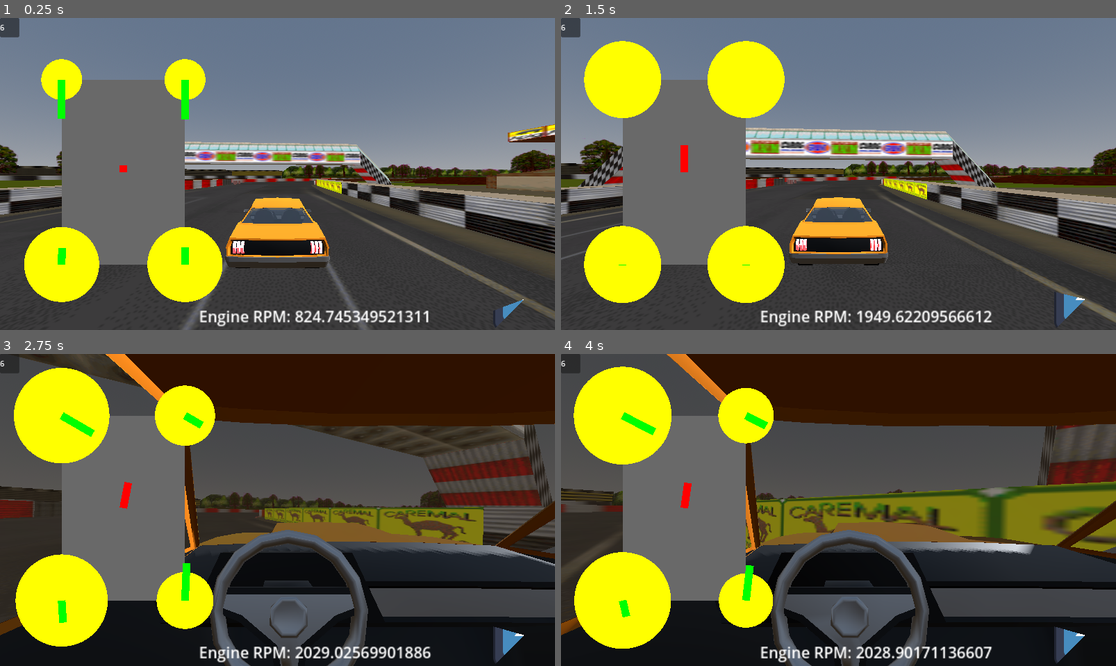
Above: before the commit, frames 1-4 (two rows, left to right).
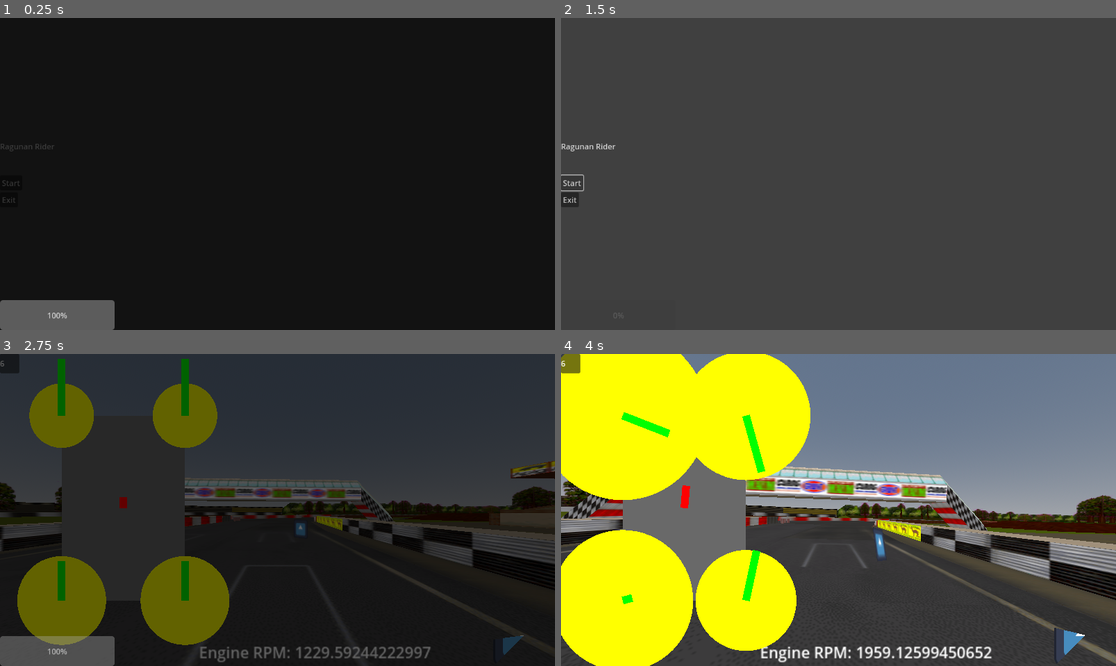
Above: after the commit, the same moments.

Repository: rayhan-nurdjaman/openwheel
Game: Godot game, scene res://main.tscn
Same seed, same stepped clock (60 frames per second), same inputs: the game is played once before the commit and once after it. Before the commit the project starts from res://test.tscn. The engine's default icon, where the game draws it, is replaced by a stand-in: a white triangle on a blue panel in a dark square.
Inputs (mouse positions are in pixels of both pictures, inside the frame that each line leads up to):
- Up to frame 1 (0.25 s): no input
- Up to frame 2 (1.5 s): click (572, 183) at 0.5 s, where only the run after the commit has a clickable "Start"; click (572, 183) at 1.25 s, where only the run after the commit has a clickable "Start"
- Up to frame 3 (2.75 s): move the mouse to (399, 494) at 2.02 s; hold D (steer_right) from 2.03 s (still down); tap C (camera) at 2.1 s
- Up to frame 4 (4 s): move the mouse to (727, 525) at 2.77 s; release D (steer_right) at 2.78 s; hold S (brake) 2.78-3.53 s; tap C (camera) at 2.85, 3.8 s; move the mouse to (894, 441) at 3.52 s; hold D (steer_right) from 3.53 s (still down); tap Shift (clutch) at 3.6 s

The runs differ from the first frame. In frame 1, 96% of the frame differs, in the area x 0-100%, y 0-100%; in frame 2, 71%; in frame 3, 79%; in frame 4, 77%.

Commit message:
reorganized things

Diff:
--- a/control.gd
+++ /dev/null
@@ -1 +0,0 @@
-extends Control
--- /dev/null
+++ b/main.gd
@@ -0,0 +1,28 @@
+extends Node
+
+
+func _ready() -> void:
+	SceneLoader.main_node = self
+
+	SceneLoader.request_transition.connect(_on_request_transition)
+	SceneLoader.level_loaded.connect(_on_level_loaded)
+
+	$LoadingScreen.finished_fade_in.connect(SceneLoader._on_finished_fade_in)
+	#$LoadingScreen.finished_fade_out.connect(_on_loading_screen_finished_fade_out)
+
+	SceneLoader.load_scene("main_menu", true)
+
+
+func _on_request_transition(no_fade_in):
+	if no_fade_in:
+		$LoadingScreen.reset()
+	else:
+		$LoadingScreen.fade_in()
+
+
+func _on_level_loaded(_level_name: String):
+	$LoadingScreen.fade_out()
+
+
+#func _on_loading_screen_finished_fade_out():
+	#$LoadingScreen.hide()
--- /dev/null
+++ b/main.tscn
@@ -0,0 +1,9 @@
+[gd_scene load_steps=3 format=3 uid="uid://b2acnjux032a0"]
+
+[ext_resource type="Script" uid="uid://btd6u44k40q4u" path="res://main.gd" id="1_ig7tw"]
+[ext_resource type="PackedScene" uid="uid://37rlqmnr4uqf" path="res://src/ui/loading_screen/loading_screen.tscn" id="2_0xm2m"]
+
+[node name="Main" type="Node"]
+script = ExtResource("1_ig7tw")
+
+[node name="LoadingScreen" parent="." instance=ExtResource("2_0xm2m")]
--- a/project.godot
+++ b/project.godot
@@ -11,13 +11,15 @@
 [application]
 
 config/name="Open Wheel"
-run/main_scene="res://test.tscn"
-config/features=PackedStringArray("4.3", "Forward Plus")
+run/main_scene="uid://b2acnjux032a0"
+config/features=PackedStringArray("4.5", "Forward Plus")
 config/icon="res://icon.svg"
 
 [autoload]
 
-Debug="*res://debug.gd"
+Debug="*res://src/autoloads/debug.gd"
+SceneLoader="*res://src/autoloads/scene_loader.gd"
+GameState="*res://src/autoloads/game_state.gd"
 
 [input]
 
@@ -75,7 +77,8 @@
 [layer_names]
 
 3d_physics/layer_1="world"
-3d_physics/layer_2="cars"
+3d_physics/layer_2="vehicles"
+3d_physics/layer_3="objects"
 
 [physics]
 
--- /dev/null
+++ b/src/autoloads/game_state.gd
@@ -0,0 +1,53 @@
+extends Node
+
+signal state_changed(old_state, new_state)
+
+enum State {MAIN_MENU, LOADING, IN_GAME, PAUSED }
+
+var state: State = State.LOADING
+
+var gui: Node = null
+var player: Node = null:
+	set(value):
+		player = value
+		gui.player = player
+
+func _ready() -> void:
+	process_mode = Node.PROCESS_MODE_ALWAYS
+
+
+func change_state_to(new_state: State):
+	var old_state: State = state
+	_on_state_exit(state)
+	state = new_state
+	_on_state_enter(state)
+	state_changed.emit(old_state, new_state)
+	print_debug(State.keys()[state])
+
+
+# TODO: This is a bit redundant with GUI.gd
+func _on_state_exit(_state: State):
+	match _state:
+		State.MAIN_MENU:
+			pass
+		State.LOADING:
+			pass
+		State.IN_GAME:
+			pass
+		State.PAUSED:
+			get_tree().paused = false
+			Engine.time_scale = 1.0
+
+
+func _on_state_enter(_state: State):
+	match _state:
+		State.MAIN_MENU:
+			Input.mouse_mode = Input.MOUSE_MODE_VISIBLE
+		State.LOADING:
+			pass
+		State.IN_GAME:
+			Input.mouse_mode = Input.MOUSE_MODE_CAPTURED
+		State.PAUSED:
+			Input.mouse_mode = Input.MOUSE_MODE_VISIBLE
+			Engine.time_scale = 0.0
+			get_tree().paused = true
--- /dev/null
+++ b/src/autoloads/scene_loader.gd
@@ -0,0 +1,125 @@
+extends Node
+
+signal request_transition(no_fade_in)
+signal level_loaded(level_name)
+signal level_unloaded(level_name)
+
+#const PLAYER_PACKED_SCENE: PackedScene = preload("res://src/player/player.tscn")
+const MAIN_MENU_ID = "main_menu"
+const LEVEL_PATHS: Dictionary = {
+	"test": "res://src/levels/test.tscn",
+	MAIN_MENU_ID: "res://src/ui/main_menu/main_menu.tscn",
+}
+
+# For later to show intro like CS2
+var is_first_main_menu_load: bool = true
+
+# Set by Game (root node)
+var main_node: Node = null
+
+var current_scene: Node = null
+var progress: Array = [0.0]
+var loading_scene_id: String = ""
+
+
+func _ready() -> void:
+	process_mode = Node.PROCESS_MODE_ALWAYS
+	set_process(false)
+
+
+func load_scene(level_name: String, no_fade_in: bool = false) -> void:
+	# Load and setup new level
+	if not loading_scene_id.is_empty():  # LevelManager currently loading level
+		return
+	if not LEVEL_PATHS.has(level_name):  # ID not found
+		push_error("LevelManager: Invalid level name: " + level_name)
+		return
+
+	loading_scene_id = level_name
+
+	progress = [0.0]
+	# Hey, I need to load the level, set the state to loading
+	#GameState.change_state_to(GameState.State.LOADING)
+	# If it's the first time I'm loading main menu though, set it to intro
+	# And don't let anything happen
+	# I'll wait for the screen to fade first before loading
+	request_transition.emit(no_fade_in)
+	if no_fade_in:
+		_on_finished_fade_in()
+
+
+func _on_finished_fade_in() -> void:
+	print("Finished fade in")
+	# OK, I'm now allowed to start loading resources
+	# Unload current level if it exists
+	if current_scene:
+		#GameState.player = null
+		current_scene.queue_free()
+		emit_signal("level_unloaded", current_scene.name)
+
+	# Make loading thread
+	var err = ResourceLoader.load_threaded_request(LEVEL_PATHS[loading_scene_id])
+
+	if err != OK:
+		push_error("Threaded loading failed with error: " + str(err))
+		return
+
+	# Start checking continuously
+	set_process(true)
+
+
+func _process(_delta: float) -> void:
+	var status = ResourceLoader.load_threaded_get_status(LEVEL_PATHS[loading_scene_id], progress)
+	if status == ResourceLoader.THREAD_LOAD_LOADED:
+		_setup_scene()
+		set_process(false)
+	elif status == ResourceLoader.THREAD_LOAD_FAILED:
+		push_error("Threaded loading FAILED.")
+		set_process(false)
+
+
+func _setup_scene() -> void:
+	var level_scene = ResourceLoader.load_threaded_get(LEVEL_PATHS[loading_scene_id])
+	current_scene = level_scene.instantiate()
+	main_node.add_child(current_scene)
+
+	# Can accomodate gamemodes for future projects
+	if loading_scene_id == MAIN_MENU_ID:
+		_setup_main_menu()
+	else:
+		_setup_level()
+	loading_scene_id = ""
+
+	emit_signal("level_loaded", current_scene.name)
+
+
+func _setup_level():
+	pass
+	# Spawn player at designated spawn point
+	#var spawn_point = current_scene.get_node_or_null("SpawnPoint")
+	#if not spawn_point:
+		#push_error('No "SpawnPoint" marker node found in level.')
+		#return
+
+	#var player_node = PLAYER_PACKED_SCENE.instantiate()
+	#GameState.player = player_node
+
+	#player_node.transform = spawn_point.transform
+	#current_scene.add_child(player_node)
+	# Hey GameState, I finished loading, please start transition to IN_GAME
+	#GameState.change_state_to(GameState.State.IN_GAME)
+
+
+func _setup_main_menu():
+	var camera_marker: Marker3D = current_scene.get_node_or_null("CameraMarker")
+	if not camera_marker:
+		push_error('No "CameraMarker" marker node found in level.')
+		return
+
+	var camera = Camera3D.new()
+	camera.fov = 90.0
+
+	camera.transform = camera_marker.transform
+	current_scene.add_child(camera)
+	# Hey GameState, I finished loading, please start transition to MAIN_MENU
+	#GameState.change_state_to(GameState.State.MAIN_MENU)
--- a/car/car.gd
+++ b/src/car/car.gd
@@ -5,8 +5,6 @@
 @export var controller: Controller
 @export var running_gear: RunningGear
 @export var engine: CarEngine
-@export var transmission: Transmission
-@export var differential: Differential
 
 @export var gear_ratios: Array[float] = [
 	-2.00,  # Reverse gear
--- a/car/car.tscn
+++ b/src/car/car.tscn
@@ -1,12 +1,10 @@
-[gd_scene load_steps=12 format=3 uid="uid://dvqu81j65chtr"]
+[gd_scene load_steps=10 format=3 uid="uid://dvqu81j65chtr"]
 
-[ext_resource type="Script" path="res://car/car.gd" id="1_caus5"]
+[ext_resource type="Script" uid="uid://bbqam5tp6wery" path="res://src/car/car.gd" id="1_caus5"]
 [ext_resource type="PackedScene" uid="uid://plqi77fulwic" path="res://classic_muscle_car/scene.gltf" id="2_4ci7e"]
-[ext_resource type="Script" path="res://engine_sound.gd" id="2_460mh"]
-[ext_resource type="PackedScene" uid="uid://4arryn46ujiy" path="res://car/components/engine.tscn" id="2_y3xmu"]
-[ext_resource type="PackedScene" uid="uid://dk16tskqr0vgm" path="res://car/components/differential.tscn" id="3_nloo5"]
-[ext_resource type="PackedScene" uid="uid://dc2gw6s50pxur" path="res://car/components/transmission.tscn" id="3_rkp0x"]
-[ext_resource type="PackedScene" uid="uid://c5pjveyc6065i" path="res://car/components/running_gear.tscn" id="4_6b27f"]
+[ext_resource type="Script" uid="uid://cq1fv7irf222e" path="res://engine_sound.gd" id="2_460mh"]
+[ext_resource type="PackedScene" uid="uid://4arryn46ujiy" path="res://src/car/components/engine.tscn" id="2_y3xmu"]
+[ext_resource type="PackedScene" uid="uid://c5pjveyc6065i" path="res://src/car/components/running_gear.tscn" id="4_6b27f"]
 
 [sub_resource type="PhysicsMaterial" id="PhysicsMaterial_6kj2t"]
 bounce = 0.5
@@ -23,9 +21,9 @@
 point_count = 4
 metadata/_snap_enabled = true
 
-[node name="Car" type="RigidBody3D" node_paths=PackedStringArray("running_gear", "engine", "transmission", "differential")]
+[node name="Car" type="RigidBody3D" node_paths=PackedStringArray("running_gear", "engine")]
 collision_layer = 2
-collision_mask = 3
+collision_mask = 7
 mass = 800.0
 physics_material_override = SubResource("PhysicsMaterial_6kj2t")
 center_of_mass_mode = 1
@@ -38,19 +36,14 @@
 script = ExtResource("1_caus5")
 running_gear = NodePath("RunningGear")
 engine = NodePath("Engine")
-transmission = NodePath("Transmission")
-differential = NodePath("Differential")
 
-[node name="Sketchfab_Scene" parent="." instance=ExtResource("2_4ci7e")]
+[node name="Model" parent="." instance=ExtResource("2_4ci7e")]
 transform = Transform3D(-0.4, 0, 6.03983e-08, 0, 0.4, 0, -6.03983e-08, 0, -0.4, 0, 0.383137, 0.129483)
+visible = false
 
 [node name="Engine" parent="." instance=ExtResource("2_y3xmu")]
 torque_curve = SubResource("Curve_gkkdu")
 peak_torque = 500.0
-
-[node name="Transmission" parent="." instance=ExtResource("3_rkp0x")]
-
-[node name="Differential" parent="." instance=ExtResource("3_nloo5")]
 
 [node name="RunningGear" parent="." instance=ExtResource("4_6b27f")]
 longitudinal_friction_coefficient = 2.0
@@ -61,6 +54,12 @@
 rear_shock_damping = 4000.0
 front_ride_height = 0.3
 rear_ride_height = 0.3
+
+[node name="WheelFront" type="Marker3D" parent="."]
+transform = Transform3D(1, 0, 0, 0, 1, 0, 0, 0, 1, 0, 0, -1)
+
+[node name="WheelBack" type="Marker3D" parent="."]
+transform = Transform3D(1, 0, 0, 0, 1, 0, 0, 0, 1, 0, 0, 1)
 
 [node name="BodyCollision" type="CollisionPolygon3D" parent="."]
 transform = Transform3D(-4.37114e-08, 0, -1, 0, 1, 0, 1, 0, -4.37114e-08, 0, 0, 0)
--- a/car/components/differential.tscn
+++ b/src/car/components/differential.tscn
@@ -1,6 +1,6 @@
 [gd_scene load_steps=2 format=3 uid="uid://dk16tskqr0vgm"]
 
-[ext_resource type="Script" path="res://car/components/differential.gd" id="1_hav7b"]
+[ext_resource type="Script" uid="uid://ccbxepma7mgk7" path="res://src/car/components/differential.gd" id="1_hav7b"]
 
 [node name="Differential" type="Node"]
 script = ExtResource("1_hav7b")
--- a/car/components/engine.tscn
+++ b/src/car/components/engine.tscn
@@ -1,6 +1,6 @@
 [gd_scene load_steps=2 format=3 uid="uid://4arryn46ujiy"]
 
-[ext_resource type="Script" path="res://car/components/engine.gd" id="1_nxgb3"]
+[ext_resource type="Script" uid="uid://co8ay0wgidec7" path="res://src/car/components/engine.gd" id="1_nxgb3"]
 
 [node name="Engine" type="Node"]
 script = ExtResource("1_nxgb3")
--- a/car/components/running_gear.tscn
+++ b/src/car/components/running_gear.tscn
@@ -1,6 +1,6 @@
 [gd_scene load_steps=2 format=3 uid="uid://c5pjveyc6065i"]
 
-[ext_resource type="Script" path="res://car/components/running_gear.gd" id="1_7re8h"]
+[ext_resource type="Script" uid="uid://bdyicesvw6a5j" path="res://src/car/components/running_gear.gd" id="1_7re8h"]
 
 [node name="RunningGear" type="Node"]
 script = ExtResource("1_7re8h")
--- a/car/components/transmission.tscn
+++ b/src/car/components/transmission.tscn
@@ -1,6 +1,6 @@
 [gd_scene load_steps=2 format=3 uid="uid://dc2gw6s50pxur"]
 
-[ext_resource type="Script" path="res://car/components/transmission.gd" id="1_2k1fd"]
+[ext_resource type="Script" uid="uid://bdvtmx8d80r2t" path="res://src/car/components/transmission.gd" id="1_2k1fd"]
 
 [node name="Transmission" type="Node"]
 script = ExtResource("1_2k1fd")
--- /dev/null
+++ b/src/crowd/crowd.tscn
@@ -0,0 +1,18 @@
+[gd_scene load_steps=3 format=3 uid="uid://bwtbe48hnv23g"]
+
+[ext_resource type="Texture2D" uid="uid://ban1y7imx5e3t" path="res://icon.svg" id="1_fownh"]
+
+[sub_resource type="CapsuleShape3D" id="CapsuleShape3D_n4xrr"]
+
+[node name="Crowd" type="RigidBody3D"]
+collision_layer = 4
+collision_mask = 3
+mass = 500.0
+
+[node name="CollisionShape3D" type="CollisionShape3D" parent="."]
+transform = Transform3D(1, 0, 0, 0, 1, 0, 0, 0, 1, 0, 1, 0)
+shape = SubResource("CapsuleShape3D_n4xrr")
+
+[node name="Sprite3D" type="Sprite3D" parent="."]
+transform = Transform3D(1, 0, 0, 0, 1, 0, 0, 0, 1, 0, 1, 0)
+texture = ExtResource("1_fownh")
--- /dev/null
+++ b/src/levels/test.tscn
@@ -0,0 +1,52 @@
+[gd_scene load_steps=11 format=3 uid="uid://d27oib3qpb8bk"]
+
+[ext_resource type="Script" uid="uid://b11sr77w8dno5" path="res://src/levels/test.gd" id="1_2bh5b"]
+[ext_resource type="PackedScene" uid="uid://dhqyoeojs2xo3" path="res://hud.tscn" id="1_g4y4s"]
+[ext_resource type="PackedScene" uid="uid://3f72m5r7loan" path="res://splat_track/scene.gltf" id="2_5sma0"]
+[ext_resource type="PackedScene" uid="uid://begfktaemvers" path="res://src/player/player.tscn" id="2_s6dhd"]
+[ext_resource type="PackedScene" uid="uid://dvqu81j65chtr" path="res://src/car/car.tscn" id="2_wn2xk"]
+[ext_resource type="PackedScene" uid="uid://bwtbe48hnv23g" path="res://src/crowd/crowd.tscn" id="6_o41fx"]
+
+[sub_resource type="BoxShape3D" id="BoxShape3D_y1rth"]
+size = Vector3(1000, 2, 1000)
+
+[sub_resource type="ProceduralSkyMaterial" id="ProceduralSkyMaterial_puwgk"]
+
+[sub_resource type="Sky" id="Sky_vnaok"]
+sky_material = SubResource("ProceduralSkyMaterial_puwgk")
+
+[sub_resource type="Environment" id="Environment_1e0dm"]
+background_mode = 2
+sky = SubResource("Sky_vnaok")
+
+[node name="Test" type="Node3D"]
+script = ExtResource("1_2bh5b")
+
+[node name="Player" parent="." instance=ExtResource("2_s6dhd")]
+
+[node name="HUD" parent="." node_paths=PackedStringArray("car") instance=ExtResource("1_g4y4s")]
+car = NodePath("../Car")
+
+[node name="Car" parent="." node_paths=PackedStringArray("controller") instance=ExtResource("2_wn2xk")]
+transform = Transform3D(-0.642279, 0, -0.76647, 0, 1, 0, 0.76647, 0, -0.642279, 258.343, 0, -8.23183)
+controller = NodePath("../Player")
+
+[node name="StaticBody3D" type="StaticBody3D" parent="."]
+transform = Transform3D(1, 0, 0, 0, 1, 0, 0, 0, 1, 0, -1, 0)
+
+[node name="CollisionShape3D" type="CollisionShape3D" parent="StaticBody3D"]
+shape = SubResource("BoxShape3D_y1rth")
+
+[node name="Sketchfab_Scene" parent="StaticBody3D" instance=ExtResource("2_5sma0")]
+transform = Transform3D(20, 0, 0, 0, 20, 0, 0, 0, 20, 0, 7.132, 0)
+
+[node name="DirectionalLight3D" type="DirectionalLight3D" parent="."]
+transform = Transform3D(0.7071068, 0.49999994, -0.5000001, 0, 0.70710695, 0.7071067, 0.7071068, -0.49999994, 0.5000001, 0, 10, 0)
+shadow_enabled = true
+shadow_bias = 0.0
+
+[node name="WorldEnvironment" type="WorldEnvironment" parent="."]
+environment = SubResource("Environment_1e0dm")
+
+[node name="Crowd" parent="." instance=ExtResource("6_o41fx")]
+transform = Transform3D(1, 0, 0, 0, 1, 0, 0, 0, 1, 263.93646, 1, -1.4568726)
--- a/player.tscn
+++ b/src/player/player.tscn
@@ -1,6 +1,6 @@
 [gd_scene load_steps=2 format=3 uid="uid://begfktaemvers"]
 
-[ext_resource type="Script" path="res://player.gd" id="1_dcgnq"]
+[ext_resource type="Script" uid="uid://c24kyi0iyvp5v" path="res://src/player/player.gd" id="1_dcgnq"]
 
 [node name="Player" type="Node"]
 script = ExtResource("1_dcgnq")
--- /dev/null
+++ b/src/ui/loading_screen/loading_screen.gd
@@ -0,0 +1,40 @@
+extends CanvasLayer
+
+signal finished_fade_in
+signal finished_fade_out
+
+
+func _ready() -> void:
+	$AnimationPlayer.animation_finished.connect(_on_animation_player_animation_finished)
+
+
+func set_progress(value: float) -> void:
+	$Control/ProgressBar.value = value
+
+
+func reset():
+	$AnimationPlayer.play("RESET")
+
+
+func fade_in():
+	show()
+	$AnimationPlayer.play("RESET")
+	$AnimationPlayer.play("fade_in")
+
+
+func fade_out():
+	$AnimationPlayer.play("RESET")
+	$AnimationPlayer.play("fade_out")
+
+
+func _on_animation_player_animation_finished(anim_name: StringName) -> void:
+	match anim_name:
+		"fade_in":
+			finished_fade_in.emit()
+		"fade_out":
+			finished_fade_out.emit()
+			hide()
+
+
+func _process(_delta: float) -> void:
+	set_progress(SceneLoader.progress[0] * 100.0)
--- /dev/null
+++ b/src/ui/loading_screen/loading_screen.tscn
@@ -0,0 +1,90 @@
+[gd_scene load_steps=6 format=3 uid="uid://37rlqmnr4uqf"]
+
+[ext_resource type="Script" uid="uid://hg02x3dfc2vl" path="res://src/ui/loading_screen/loading_screen.gd" id="1_mggpi"]
+
+[sub_resource type="Animation" id="Animation_htrc2"]
+length = 0.001
+tracks/0/type = "value"
+tracks/0/imported = false
+tracks/0/enabled = true
+tracks/0/path = NodePath("Control:modulate")
+tracks/0/interp = 1
+tracks/0/loop_wrap = true
+tracks/0/keys = {
+"times": PackedFloat32Array(0),
+"transitions": PackedFloat32Array(1),
+"update": 0,
+"values": [Color(1, 1, 1, 1)]
+}
+
+[sub_resource type="Animation" id="Animation_mggpi"]
+resource_name = "fade_in"
+tracks/0/type = "value"
+tracks/0/imported = false
+tracks/0/enabled = true
+tracks/0/path = NodePath("Control:modulate")
+tracks/0/interp = 1
+tracks/0/loop_wrap = true
+tracks/0/keys = {
+"times": PackedFloat32Array(0, 1),
+"transitions": PackedFloat32Array(1, 1),
+"update": 0,
+"values": [Color(1, 1, 1, 0), Color(1, 1, 1, 1)]
+}
+
+[sub_resource type="Animation" id="Animation_weff3"]
+resource_name = "fade_out"
+tracks/0/type = "value"
+tracks/0/imported = false
+tracks/0/enabled = true
+tracks/0/path = NodePath("Control:modulate")
+tracks/0/interp = 1
+tracks/0/loop_wrap = true
+tracks/0/keys = {
+"times": PackedFloat32Array(0, 1),
+"transitions": PackedFloat32Array(1, 1),
+"update": 0,
+"values": [Color(1, 1, 1, 1), Color(1, 1, 1, 0)]
+}
+
+[sub_resource type="AnimationLibrary" id="AnimationLibrary_fgney"]
+_data = {
+&"RESET": SubResource("Animation_htrc2"),
+&"fade_in": SubResource("Animation_mggpi"),
+&"fade_out": SubResource("Animation_weff3")
+}
+
+[node name="LoadingScreen" type="CanvasLayer"]
+layer = 256
+script = ExtResource("1_mggpi")
+
+[node name="Control" type="Control" parent="."]
+layout_mode = 3
+anchors_preset = 15
+anchor_right = 1.0
+anchor_bottom = 1.0
+grow_horizontal = 2
+grow_vertical = 2
+
+[node name="ColorRect" type="ColorRect" parent="Control"]
+layout_mode = 1
+anchors_preset = 15
+anchor_right = 1.0
+anchor_bottom = 1.0
+grow_horizontal = 2
+grow_vertical = 2
+color = Color(0, 0, 0, 1)
+
+[node name="ProgressBar" type="ProgressBar" parent="Control"]
+layout_mode = 1
+anchors_preset = 2
+anchor_top = 1.0
+anchor_bottom = 1.0
+offset_top = -62.0
+offset_right = 238.0
+grow_vertical = 0
+
+[node name="AnimationPlayer" type="AnimationPlayer" parent="."]
+libraries = {
+&"": SubResource("AnimationLibrary_fgney")
+}
--- /dev/null
+++ b/src/ui/main_menu/main_menu.gd
@@ -0,0 +1,15 @@
+extends CanvasLayer
+
+
+func _ready() -> void:
+	$MarginContainer/VBoxContainer/Start.pressed.connect(_on_start_pressed)
+	$MarginContainer/VBoxContainer/Exit.pressed.connect(_on_start_pressed)
+
+
+func _on_start_pressed():
+	print("Start")
+	SceneLoader.load_scene("test")
+
+
+func _on_exit_pressed():
+	pass
--- /dev/null
+++ b/src/ui/main_menu/main_menu.tscn
@@ -0,0 +1,32 @@
+[gd_scene load_steps=2 format=3 uid="uid://bc7iafbxle7l"]
+
+[ext_resource type="Script" uid="uid://dsq0tg8khl5s5" path="res://src/ui/main_menu/main_menu.gd" id="1_2hyyg"]
+
+[node name="MainMenu" type="CanvasLayer"]
+script = ExtResource("1_2hyyg")
+
+[node name="MarginContainer" type="MarginContainer" parent="."]
+anchors_preset = 15
+anchor_right = 1.0
+anchor_bottom = 1.0
+grow_horizontal = 2
+grow_vertical = 2
+
+[node name="VBoxContainer" type="VBoxContainer" parent="MarginContainer"]
+layout_mode = 2
+size_flags_vertical = 4
+
+[node name="RichTextLabel" type="RichTextLabel" parent="MarginContainer/VBoxContainer"]
+custom_minimum_size = Vector2(0, 68.64)
+layout_mode = 2
+text = "Ragunan Rider"
+
+[node name="Start" type="Button" parent="MarginContainer/VBoxContainer"]
+layout_mode = 2
+size_flags_horizontal = 0
+text = "Start"
+
+[node name="Exit" type="Button" parent="MarginContainer/VBoxContainer"]
+layout_mode = 2
+size_flags_horizontal = 0
+text = "Exit"
--- a/test.tscn
+++ /dev/null
@@ -1,48 +0,0 @@
-[gd_scene load_steps=10 format=3 uid="uid://d27oib3qpb8bk"]
-
-[ext_resource type="Script" path="res://test.gd" id="1_2bh5b"]
-[ext_resource type="PackedScene" uid="uid://dhqyoeojs2xo3" path="res://hud.tscn" id="1_g4y4s"]
-[ext_resource type="PackedScene" uid="uid://3f72m5r7loan" path="res://splat_track/scene.gltf" id="2_5sma0"]
-[ext_resource type="PackedScene" uid="uid://begfktaemvers" path="res://player.tscn" id="2_s6dhd"]
-[ext_resource type="PackedScene" uid="uid://dvqu81j65chtr" path="res://car/car.tscn" id="2_wn2xk"]
-
-[sub_resource type="BoxShape3D" id="BoxShape3D_y1rth"]
-size = Vector3(1000, 2, 1000)
-
-[sub_resource type="ProceduralSkyMaterial" id="ProceduralSkyMaterial_puwgk"]
-
-[sub_resource type="Sky" id="Sky_vnaok"]
-sky_material = SubResource("ProceduralSkyMaterial_puwgk")
-
-[sub_resource type="Environment" id="Environment_1e0dm"]
-background_mode = 2
-sky = SubResource("Sky_vnaok")
-
-[node name="Test" type="Node3D"]
-script = ExtResource("1_2bh5b")
-
-[node name="Sketchfab_Scene" parent="." instance=ExtResource("2_5sma0")]
-transform = Transform3D(20, 0, 0, 0, 20, 0, 0, 0, 20, 0, 6.132, 0)
-
-[node name="Player" parent="." instance=ExtResource("2_s6dhd")]
-
-[node name="Car" parent="." node_paths=PackedStringArray("controller") instance=ExtResource("2_wn2xk")]
-transform = Transform3D(-0.642279, 0, -0.76647, 0, 1, 0, 0.76647, 0, -0.642279, 258.343, 0, -8.23183)
-controller = NodePath("../Player")
-
-[node name="HUD" parent="." node_paths=PackedStringArray("car") instance=ExtResource("1_g4y4s")]
-car = NodePath("../Car")
-
-[node name="DirectionalLight3D" type="DirectionalLight3D" parent="."]
-transform = Transform3D(0.707107, 0.5, -0.5, 0, 0.707107, 0.707107, 0.707107, -0.5, 0.5, 0, 10, 0)
-shadow_enabled = true
-shadow_bias = 0.0
-
-[node name="StaticBody3D" type="StaticBody3D" parent="."]
-transform = Transform3D(1, 0, 0, 0, 1, 0, 0, 0, 1, 0, -1, 0)
-
-[node name="CollisionShape3D" type="CollisionShape3D" parent="StaticBody3D"]
-shape = SubResource("BoxShape3D_y1rth")
-
-[node name="WorldEnvironment" type="WorldEnvironment" parent="."]
-environment = SubResource("Environment_1e0dm")
--- /dev/null
+++ b/wheel.gd
@@ -0,0 +1,22 @@
+extends Marker3D
+
+
+# Properties
+var spring_stiffness: float
+var shock_damping: float
+var ride_height: float
+var effective_radius: float
+var max_steer_angle: float
+var steer_bias: float
+var inertia: float
+var driven: bool
+
+
+# States
+var angular_velocity: float = 0.0
+var load: Vector3 = Vector3.ZERO
+var force: Vector3 = Vector3.ZERO
+var is_in_contact: bool = false
+var contact_point: Vector3 = Vector3.ZERO
+var torque: float = 0.0
+var is_slipping: bool = false
--- /dev/null
+++ b/wheel.tscn
@@ -0,0 +1,6 @@
+[gd_scene load_steps=2 format=3 uid="uid://c4xphfsd88d4n"]
+
+[ext_resource type="Script" uid="uid://b81qw520jdna1" path="res://wheel.gd" id="1_8m8ww"]
+
+[node name="Wheel" type="Marker3D"]
+script = ExtResource("1_8m8ww")
Not shown, changed: classic_muscle_car/scene.gltf.import
Not shown, added: drawer.gd.uid
Not shown, added: engine_sound.gd.uid
Not shown, added: hud.gd.uid
Not shown, changed: icon.svg.import
Not shown, added: main.gd.uid
Not shown, changed: splat_track/scene.gltf.import
Not shown, changed: splat_track/textures/BWCHEVRN.MAT_0_baseColor.png.import
Not shown, changed: splat_track/textures/BWCHEVRN.MAT_10_baseColor.png.import
Not shown, changed: splat_track/textures/BWCHEVRN.MAT_11_baseColor.png.import
Not shown, changed: splat_track/textures/BWCHEVRN.MAT_12_baseColor.png.import
Not shown, changed: splat_track/textures/BWCHEVRN.MAT_13_baseColor.png.import
(and 111 more such lines)
